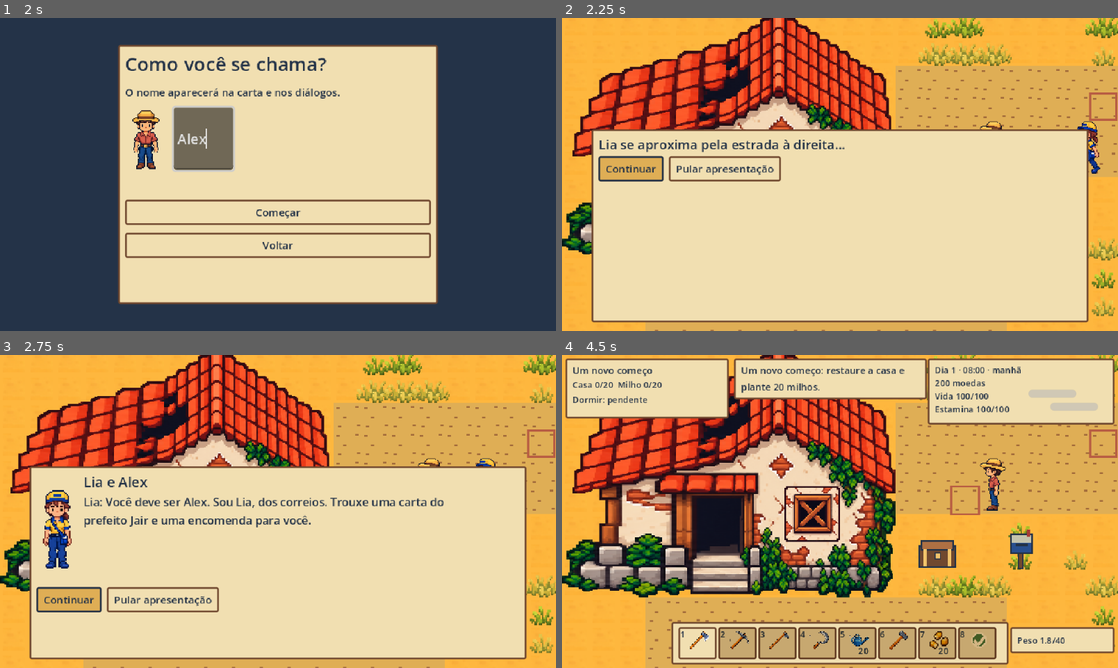
Above: before the commit, frames 1-4 (two rows, left to right).
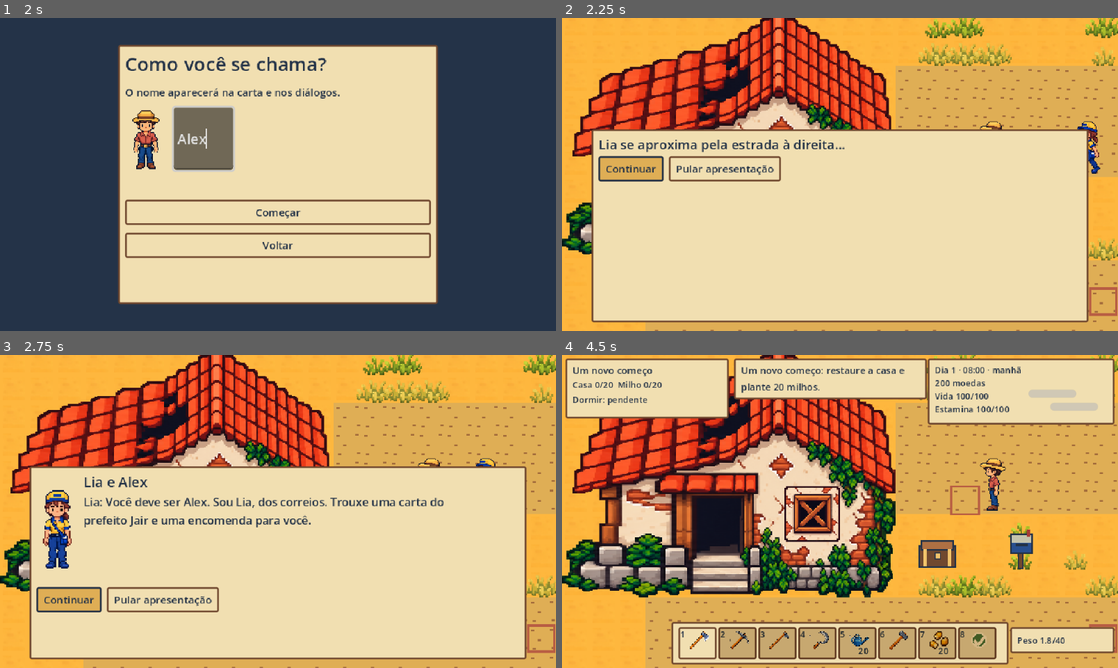
Above: after the commit, the same moments.

Repository: mvasconcelosdefarias01-cyber/Boa-Sorte-Game
Game: Godot game, scene res://main.tscn
Two runs of this game, one before a commit and one after it. Both use one fixed random seed, a clock stepped at 60 frames per second and the inputs below.
Inputs (mouse positions are in pixels of both pictures, inside the frame that each line leads up to):
- Up to frame 1 (2 s): click "Nova partida" at 0.5 s; click (205, 140) at 1.27 s; type "Alex" at 1.35 s
- Up to frame 2 (2.25 s): click "Começar" at 2 s
- Up to frame 3 (2.75 s): no input
- Up to frame 4 (4.5 s): tap Enter at 2.75 s; move the mouse to (962, 495) at 2.77 s; hold Right (ui_right) 2.78-3.5 s; tap 1 at 2.85 s; click (962, 495) at 2.92 s; tap Space at 3.02 s; click "Continuar" at 3.5 s; click "Pular apresentação" at 4.25 s

Frame 1 is identical in both runs. In frame 2, 1.7% of the frame differs, in the area x 80-100%, y 23-100%; in frame 3, 1.7%; in frame 4, 3.0%.

Commit message:
Align east passage and return with path in front of farmhouse

Diff:
--- a/scripts/game.gd
+++ b/scripts/game.gd
@@ -4,7 +4,7 @@
 const SIZE := Vector2i(640, 360)
 const ROAD_MAP = preload("res://scripts/road_map.gd")
 const ROAD_ENTRY := Vector2i(1,12)
-const FARM_ROAD_ENTRY := Vector2i(62,10)
+const FARM_ROAD_ENTRY := Vector2i(62,17)
 const SAVE_SCHEMA := 1
 const HOME_LAYOUT_VERSION := 2
 const HOME_SIZE := Vector2i(17,10)
@@ -814,7 +814,7 @@
 
 func road_portal() -> bool:
  var p = tile_of(s.position)
- if s.mapId == "FARM01": return p.x >= 61 and p.y >= 9 and p.y <= 12
+ if s.mapId == "FARM01": return p.x >= 61 and p.y >= 16 and p.y <= 18
  if s.mapId == "ROAD01": return p.x <= 2 and abs(p.y-road_map.center_row(p.x)) <= 4
  return false
 
@@ -1239,7 +1239,7 @@
   for x in range(maxi(0,first.x),mini(64,last.x)):
    var p = Vector2i(x,y)
    var c = Color("dfae55") if (x*17+y*13)%7 > 1 else Color("d5a751")
-   if (x >= 56 and y >= 9 and y <= 12) or (x >= 47 and x <= 59 and y >= 16 and y <= 18): c = Color("c99854")
+   if (x >= 56 and y >= 9 and y <= 12) or (x >= 47 and x <= 63 and y >= 16 and y <= 18): c = Color("c99854")
    if is_lake(p) and not lake_sprite_ready: c = Color("287fbd") if (x+y)%2 else Color("2c89be")
    if x >= 8 and x <= 17 and y >= 8 and y <= 15: c = Color("9b855c")
    if x >= 40 and x <= 44 and y >= 22 and y <= 25: c = Color("b99055")
@@ -1250,7 +1250,7 @@
     if not lake_sprite_ready: asset("ground/water",Vector2(p)*TILE+Vector2(16,32))
    elif s.soil.has(key(p)):
     asset("ground/soil_wet" if s.soil[key(p)].wateredDayId == s.day else "ground/soil_tilled",Vector2(p)*TILE+Vector2(16,32))
-   elif (x >= 56 and y >= 9 and y <= 12) or (x >= 47 and x <= 59 and y >= 16 and y <= 18): asset("ground/path",Vector2(p)*TILE+Vector2(16,32))
+   elif (x >= 56 and y >= 9 and y <= 12) or (x >= 47 and x <= 63 and y >= 16 and y <= 18): asset("ground/path",Vector2(p)*TILE+Vector2(16,32))
    elif (x >= 40 and x <= 44 and y >= 22 and y <= 25) or (x >= 8 and x <= 17 and y >= 8 and y <= 15): asset("ground/soil_untilled",Vector2(p)*TILE+Vector2(16,32))
    else:
     var sand_id = farm_sand_id(p)
@@ -1274,7 +1274,7 @@
  if not asset("props/mailbox",Vector2(60.5,15)*TILE): draw_rect(Rect2(60*TILE,14*TILE,29,29),Color("e6b539"))
  draw_farm_crops(true,Vector2(s.position[0],s.position[1]).y*TILE)
  draw_farm_props(true,Vector2(s.position[0],s.position[1]).y*TILE)
- for p in [Vector2i(31,0),Vector2i(63,10),Vector2i(38,47)]:
+ for p in [Vector2i(31,0),Vector2i(63,17),Vector2i(38,47)]:
   draw_rect(Rect2(Vector2(p)*TILE,Vector2(30,30)),Color("b85d43"),false,3)
 
 func terrain_hash(p: Vector2i) -> int:
@@ -1289,7 +1289,7 @@
  if p.x >= 43 and p.x <= 56 and p.y >= 5 and p.y <= 18: return false
  if p.x >= 39 and p.x <= 45 and p.y >= 21 and p.y <= 26: return false
  if is_lake(p) or lake_shore(p): return false
- if (p.x >= 56 and p.y >= 9 and p.y <= 12) or (p.x >= 47 and p.x <= 59 and p.y >= 16 and p.y <= 18): return false
+ if (p.x >= 56 and p.y >= 9 and p.y <= 12) or (p.x >= 47 and p.x <= 63 and p.y >= 16 and p.y <= 18): return false
  if p.x >= 8 and p.x <= 17 and p.y >= 8 and p.y <= 15: return false
  if lake_distance(p) <= 3:
   var lake_patches = [Vector2i(13,29),Vector2i(24,33),Vector2i(25,36),Vector2i(19,43),Vector2i(13,43),Vector2i(6,36)]
--- a/tests/road_transition.gd
+++ b/tests/road_transition.gd
@@ -39,10 +39,13 @@
  g.s.repairs.H01.hitsDone = 2
  g.s.soil["20,12"] = {"tilled":true,"wateredDayId":1,"cropId":"crop_corn","cropAge":4}
  g.s.hp = 73; g.s.stamina = 61; g.s.minutes = 670
+ g.s.position = [63.5,10.9]
+ g.update_map_passage()
+ check(g.s.mapId == "FARM01" and not g.road_portal(),"antiga saida lateral desativada")
  var original = state(g)
  var child_count = root.get_child_count()
  for cycle in range(3):
-  g.s.position = [60.5,10.9]; g.transition_cooldown = 0
+  g.s.position = [60.5,17.9]; g.transition_cooldown = 0
   g.update_map_passage()
   walk(g,"ui_right",15)
   check(g.s.mapId == "ROAD01" and g.can_walk(g.tile_of(g.s.position)),"entrada segura pelo leste ciclo %d" % cycle)
Not shown, changed: README.md
Not shown, added: dist/BoaSorte-Estrada-Ajuste-Windows11.zip
Not shown, changed: docs/ESTRADA_ROAD01.md
